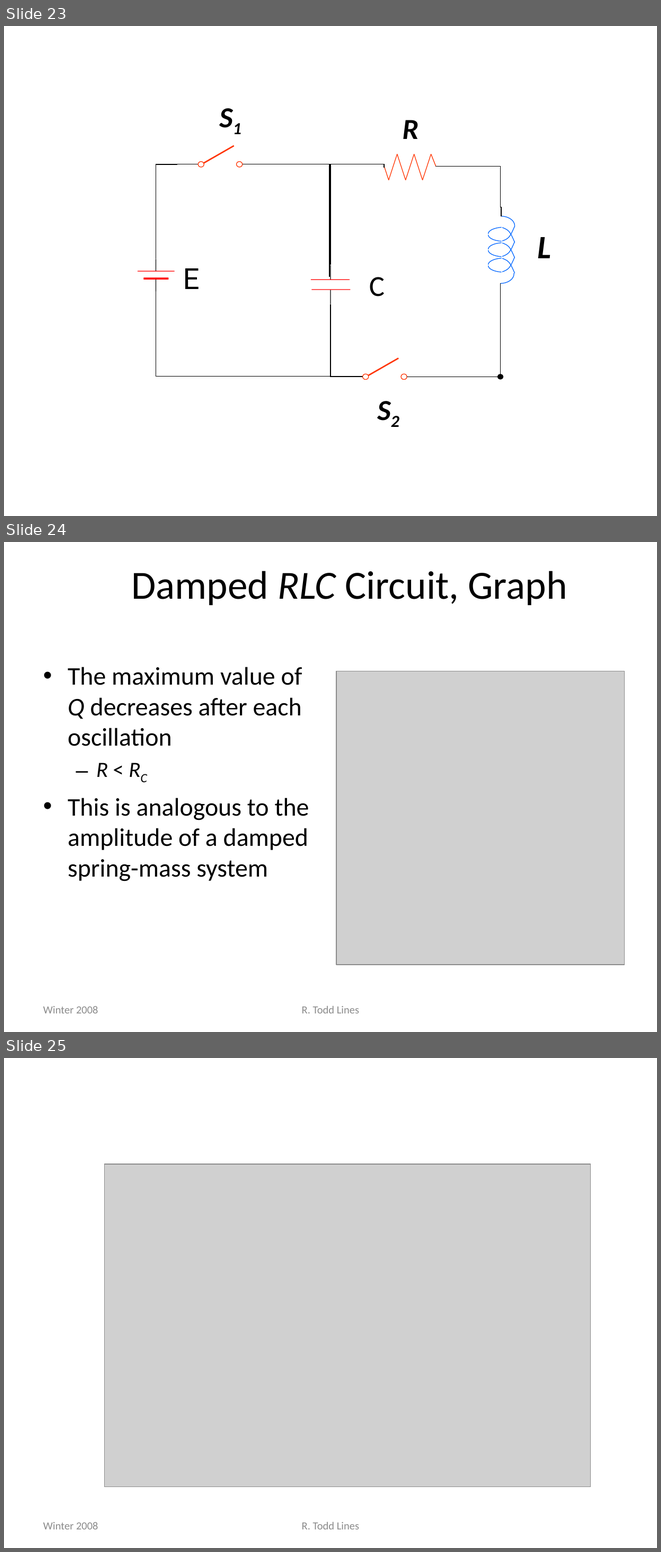
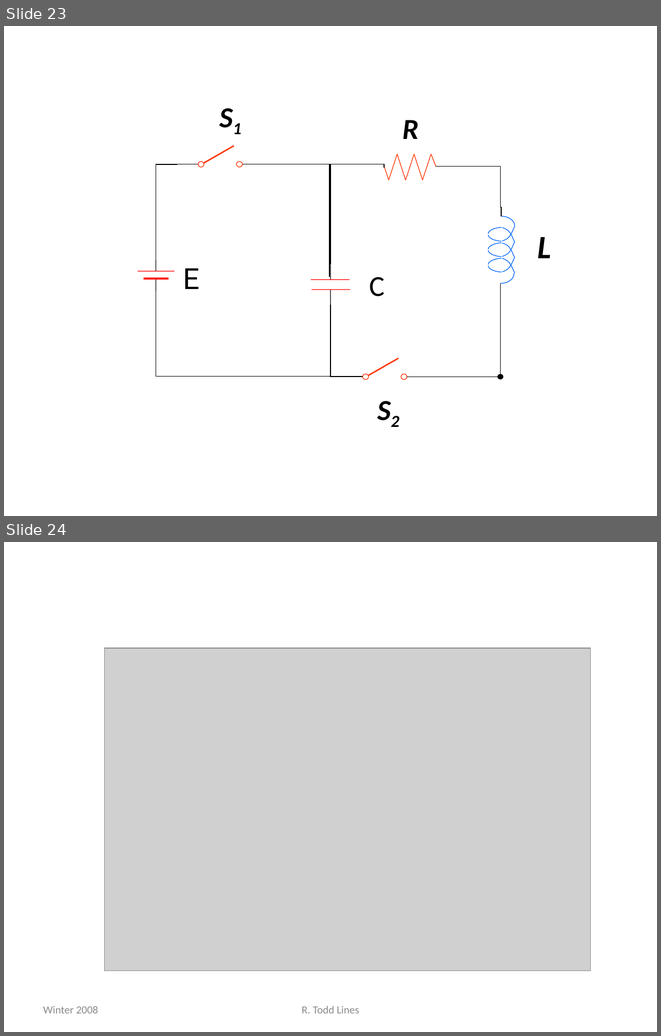
Before and after one commit to rtlines/PH223-Engineering-Physics, a slide deck: Slides/PH223_Lecture_46.pptx. Shown one above the other, each under a label of ours: slides 23, 24 and 25 before the commit, slides 23 and 24 after it. The pictures are 661x1552 and 661x1036 pixels, drawn with LibreOffice and Linux fonts; fonts in the diff are those of the drawing; grey boxes stand for pictures. Boxes give left, top, right and bottom in pixels: in the first picture for what was removed or moved away, otherwise in the second. Text is boxed around its words. In the diff, an @@ line names an element or a change of style, - is before the commit and + after.

```diff
--- a/Slides/PH223_Lecture_46.pptx
+++ b/Slides/PH223_Lecture_46.pptx
@@ slide 24 removed at [4,542,657,1032], background #FFFFFF @@
@@ title removed at [131,571,567,605] @@
-Damped RLC Circuit, Graph
@@ text removed at [68,667,309,881] @@
-• The maximum value of Q decreases after each oscillation
-  – R < RC
-• This is analogous to the amplitude of a damped spring-mass system
@@ picture removed at [336,671,624,964] @@
@@ text removed at [43,1006,98,1013] @@
-Winter 2008
@@ text removed at [302,1006,359,1013] @@
-R. Todd Lines
@@ what was slide 25 is now slide 24 @@
```
Also in this commit, not shown: 9 other files.
